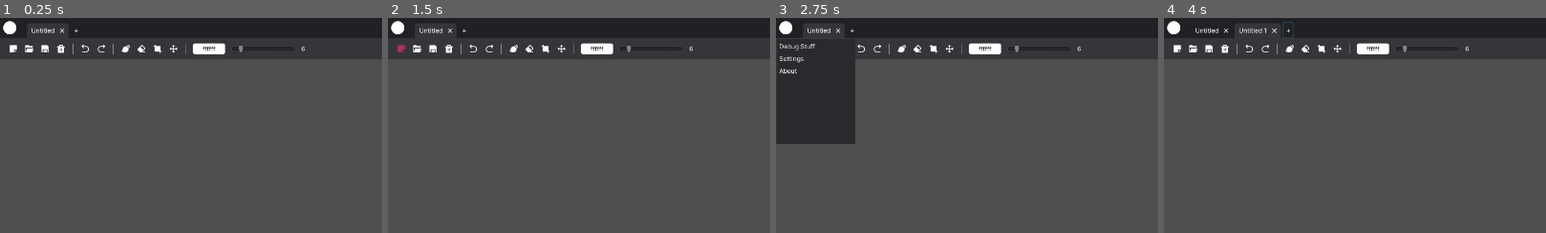
Above: before the commit, frames 1-4 (left to right).
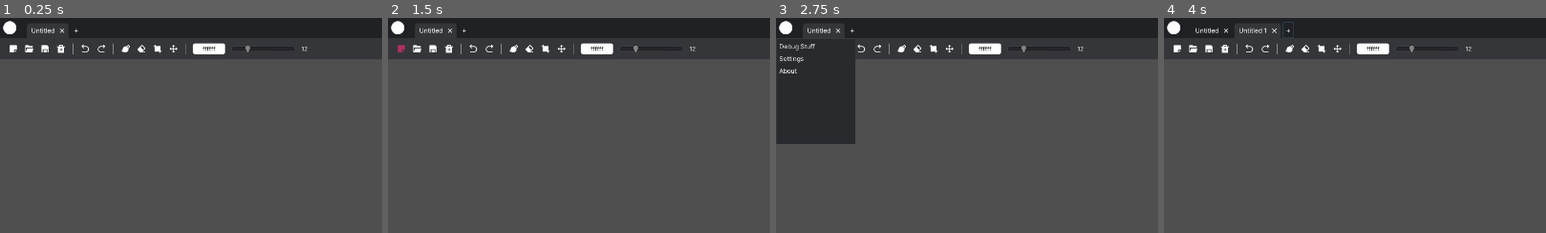
Above: after the commit, the same moments.

Repository: Epsilon0xCell/Lorien
Game: Godot game, scene res://Main.tscn
Two runs of this game, one before a commit and one after it. Both use one fixed random seed, a clock stepped at 60 frames per second and the inputs below. The engine's default icon, where the game draws it, is replaced by a stand-in: a white triangle on a blue panel in a dark square.
Inputs (mouse positions are % of the whole screen's width and height, from its top left):
- Up to frame 1 (0.25 s): no input
- Up to frame 2 (1.5 s): click (2, 7) at 0.52 s; click (2, 7) at 1.27 s
- Up to frame 3 (2.75 s): click (1, 2) at 2 s
- Up to frame 4 (4 s): click "Untitled" at 2.75 s; click "+" at 3.5 s
The pictures show only the part of the screen within x 0-50%, y 0-50%; the shares and areas given below are measured in that part.

The runs differ from the first frame. In frame 1, less than 0.1% of the frame differs, in the area x 62-81%, y 12-16%; in frame 2, less than 0.1%; in frame 3, less than 0.1%; in frame 4, less than 0.1%.

Commit message:
Draw debug points

Diff:
--- a/lorien/BrushStroke.gd
+++ b/lorien/BrushStroke.gd
@@ -40,13 +40,17 @@
 		var point: Vector2 = points[i]
 		var pressure = pressures[i]
 
-		# Angle between points must be beigger than 1 deg
+		# Distance between 2 points must be greater than x
+		var distance = prev_point.distance_to(point)
+		var distance_cond = distance > 2.0
+
+		# Angle between points must be beigger than x deg
 		var angle := rad2deg(prev_point.angle_to_point(point))
 		var angle_diff = abs(abs(angle) - abs(previous_angle))
 		var angle_cond = angle_diff >= 1.0
 		previous_angle = angle
 
-		if angle_cond:
+		if distance_cond && angle_cond:
 			filtered_points.append(point)
 			filtered_pressures.append(pressure)
 		else:
--- a/lorien/InfiniteCanvas/InfiniteCanvas.gd
+++ b/lorien/InfiniteCanvas/InfiniteCanvas.gd
@@ -1,6 +1,7 @@
 extends ViewportContainer
 class_name InfiniteCanvas
 
+const DEBUG_POINT_TEXTURE = preload("res://Assets/icon.png")
 
 # -------------------------------------------------------------------------------------------------
 class Info:
@@ -10,11 +11,11 @@
 	var current_brush_position: Vector2
 
 # -------------------------------------------------------------------------------------------------
-onready var _viewport: Viewport = $Viewport
+#onready var _viewport: Viewport = $Viewport
+onready var _line2d_container: Node2D = $Viewport/Strokes
 onready var _camera: Camera2D = $Viewport/Camera2D
 onready var _cursor: Node2D = $Viewport/BrushCursor
 
-var line_2d_array := []
 var _current_line_2d: Line2D
 var _brush_strokes := []
 var _current_brush_stroke: BrushStroke
@@ -40,7 +41,7 @@
 				if event.pressed:
 					start_new_line(_current_brush_color, _current_brush_size)
 				else:
-					end_line()
+					end_line(Config.DRAW_DEBUG_POINTS)
 
 # -------------------------------------------------------------------------------------------------
 func _physics_process(delta: float) -> void:
@@ -63,10 +64,10 @@
 func _make_empty_line2d() -> Line2D:
 	var line := Line2D.new()
 	line.width_curve = Curve.new()
-	line.begin_cap_mode = Line2D.LINE_CAP_ROUND
-	line.end_cap_mode = Line2D.LINE_CAP_ROUND
+	#line.begin_cap_mode = Line2D.LINE_CAP_ROUND
+	#line.end_cap_mode = Line2D.LINE_CAP_ROUND
 	line.joint_mode = Line2D.LINE_JOINT_ROUND
-	line.antialiased = true
+	#line.antialiased = true
 	return line
 
 # -------------------------------------------------------------------------------------------------
@@ -88,8 +89,7 @@
 	_current_line_2d = _make_empty_line2d()
 	_current_line_2d.width = brush_size
 	_current_line_2d.default_color = brush_color
-	_viewport.call_deferred("add_child", _current_line_2d)
-
+	_line2d_container.call_deferred("add_child", _current_line_2d)
 	_current_brush_stroke = BrushStroke.new()
 	_current_brush_stroke.color = brush_color
 	_current_brush_stroke.size = brush_size
@@ -101,40 +101,53 @@
 	_current_brush_stroke.apply(_current_line_2d)
 
 # -------------------------------------------------------------------------------------------------
-func end_line() -> void:
+func end_line(draw_debug_points: bool = true) -> void:
 	if _current_line_2d != null:
 		if _current_line_2d.points.empty():
-			_viewport.call_deferred("remove_child", _current_line_2d)
+			_line2d_container.call_deferred("remove_child", _current_line_2d)
 		else:
 			print("%d; removed: %d" % [_current_brush_stroke.points.size(), _current_brush_stroke.points_removed_during_optimize])
 			_current_brush_stroke.apply(_current_line_2d)
 			info.stroke_count += 1
 			info.point_count += _current_line_2d.points.size()
-			line_2d_array.append(_current_line_2d)
 			_brush_strokes.append(_current_brush_stroke)
+
+			if draw_debug_points:
+				_add_debug_points(_current_line_2d)
 		_current_line_2d = null
 		_current_brush_stroke = null
 
 # -------------------------------------------------------------------------------------------------
-func add_strokes(strokes: Array) -> void:
+func _add_debug_points(line2d: Line2D) -> void:
+	for p in line2d.points:
+		var s = Sprite.new()
+		line2d.add_child(s)
+		s.texture = DEBUG_POINT_TEXTURE
+		s.scale = Vector2.ONE * (line2d.width * .005)
+		s.global_position = p
+
+# -------------------------------------------------------------------------------------------------
+func add_strokes(strokes: Array, draw_debug_points: bool = true) -> void:
 	_brush_strokes.append_array(strokes)
 	for stroke in strokes:
 		var line := _make_empty_line2d()
 		stroke.apply(line)
 
-		line_2d_array.append(line)
-		_viewport.add_child(line)
+		_line2d_container.add_child(line)
+		if draw_debug_points:
+			_add_debug_points(line)
 
 		info.stroke_count += 1
 		info.point_count += line.points.size()
 
 # -------------------------------------------------------------------------------------------------
 func undo_last_line() -> void:
-	if _current_line_2d == null && !line_2d_array.empty():
-		var line = line_2d_array.pop_back()
+	if _current_line_2d == null && !_brush_strokes.empty():
+		var line = _line2d_container.get_child(_line2d_container.get_child_count()-1)
 		info.stroke_count -= 1
 		info.point_count -= line.points.size()
-		_viewport.remove_child(line)
+		_line2d_container.remove_child(line)
+		_brush_strokes.pop_back()
 
 # -------------------------------------------------------------------------------------------------
 func set_brush_color(color: Color) -> void:
@@ -151,8 +164,8 @@
 
 # -------------------------------------------------------------------------------------------------
 func clear() -> void:
-	for l in line_2d_array:
-		_viewport.remove_child(l)
-	line_2d_array.clear()
+	for l in _line2d_container.get_children():
+		_line2d_container.remove_child(l)
 	info.point_count = 0
 	info.stroke_count = 0
+	_brush_strokes.clear()
--- a/lorien/InfiniteCanvas/InfiniteCanvas.tscn
+++ b/lorien/InfiniteCanvas/InfiniteCanvas.tscn
@@ -15,6 +15,7 @@
 [node name="Viewport" type="Viewport" parent="."]
 size = Vector2( 1920, 1080 )
 handle_input_locally = false
+hdr = false
 usage = 0
 render_target_update_mode = 3
 
@@ -23,4 +24,6 @@
 current = true
 script = ExtResource( 2 )
 
+[node name="Strokes" type="Node2D" parent="Viewport"]
+
 [node name="BrushCursor" parent="Viewport" instance=ExtResource( 3 )]
--- a/lorien/Main.gd
+++ b/lorien/Main.gd
@@ -68,7 +68,7 @@
 func _on_load_file(filepath: String) -> void:
 	var result: Array = LorienIO.load_file(filepath)
 	_canvas.clear()
-	_canvas.add_strokes(result)
+	_canvas.add_strokes(result, Config.DRAW_DEBUG_POINTS)
 
 # -------------------------------------------------------------------------------------------------
 func _on_save_file(filepath: String) -> void:
--- a/lorien/Main.tscn
+++ b/lorien/Main.tscn
@@ -77,10 +77,10 @@
 }
 
 [node name="ColorPicker" type="ColorPicker" parent="ColorpickerPopup/PanelContainer"]
-margin_left = 132.0
-margin_top = 132.0
-margin_right = 440.0
-margin_bottom = 570.0
+margin_left = 168.0
+margin_top = 168.0
+margin_right = 476.0
+margin_bottom = 606.0
 edit_alpha = false
 __meta__ = {
 "_edit_use_anchors_": false
--- a/lorien/Utils/Config.gd
+++ b/lorien/Utils/Config.gd
@@ -1,5 +1,6 @@
 class_name Config
 
 const DEFAULT_BRUSH_COLOR 			:= Color.white
-const DEFAULT_BRUSH_SIZE			:= 6
+const DEFAULT_BRUSH_SIZE			:= 12
 const DEFAULT_FILE_DIALOG_PATH 		:= "C:/Users/mbrla/Desktop/Lorien"
+const DRAW_DEBUG_POINTS				:= false
